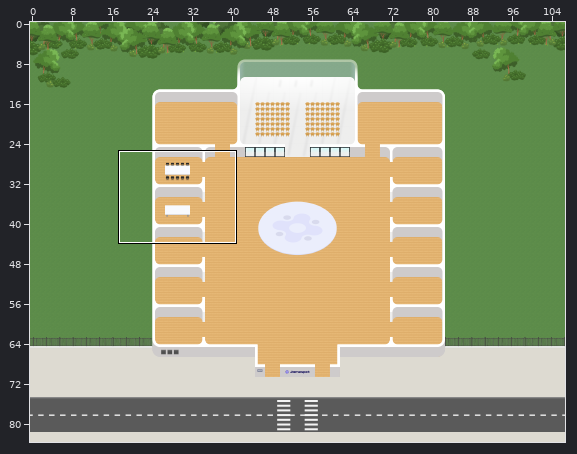
Two versions of a level (Tiled map (JSON), 2026-new-Jland/new-jland-2026.tmj). The first picture is a wide view before the edit; the outline marks the close-up.
Close-up. Earlier state:
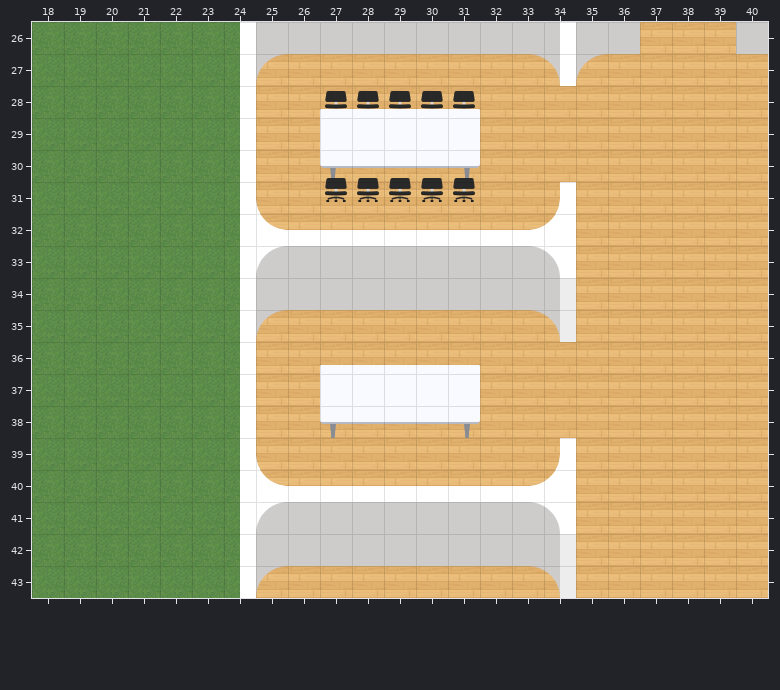
Cells are 32x32 px. Shown: x 18..40, y 26..43.
The result:
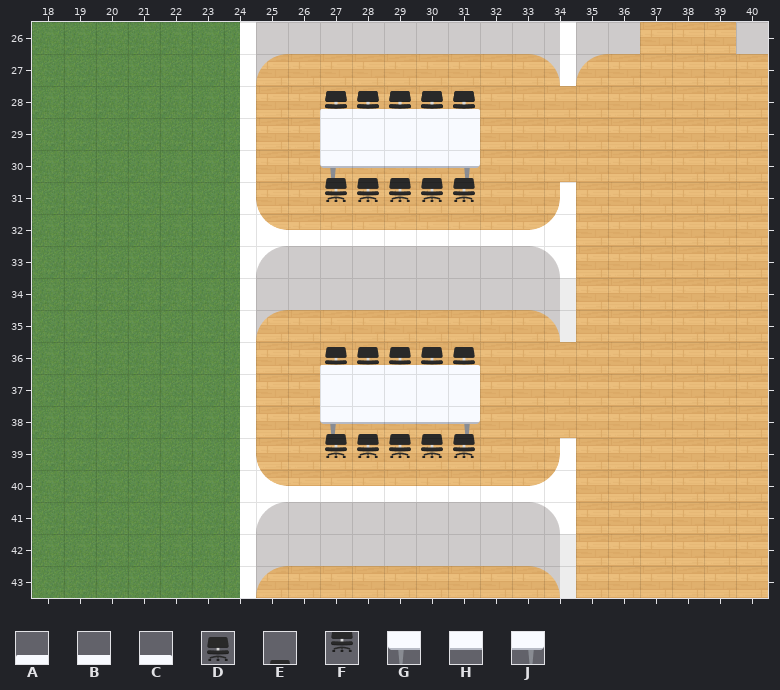
Key: from "Misc": A 0, B 1, C 4, D 5, E 6, F 46, G 80, H 81, J 84.
_ is an empty cell.
The edit:
Layer "Misc Down":
Tile A gives way to tile D in row 28 at x 27; in row 36 at x 27.
Tile B gives way to tile D in row 28 at x 28 to 30; in row 36 at x 28 to 30.
Tile C gives way to tile D in row 28 at x 31; in row 36 at x 31.
Layer "Misc up":
Tile G gives way to tile E in row 38 at x 27.
Tile H gives way to tile E in row 38 at x 28 to 30.
Tile J gives way to tile E in row 38 at x 31.
The edit adds tile F in row 39 at x 27 to 31.
